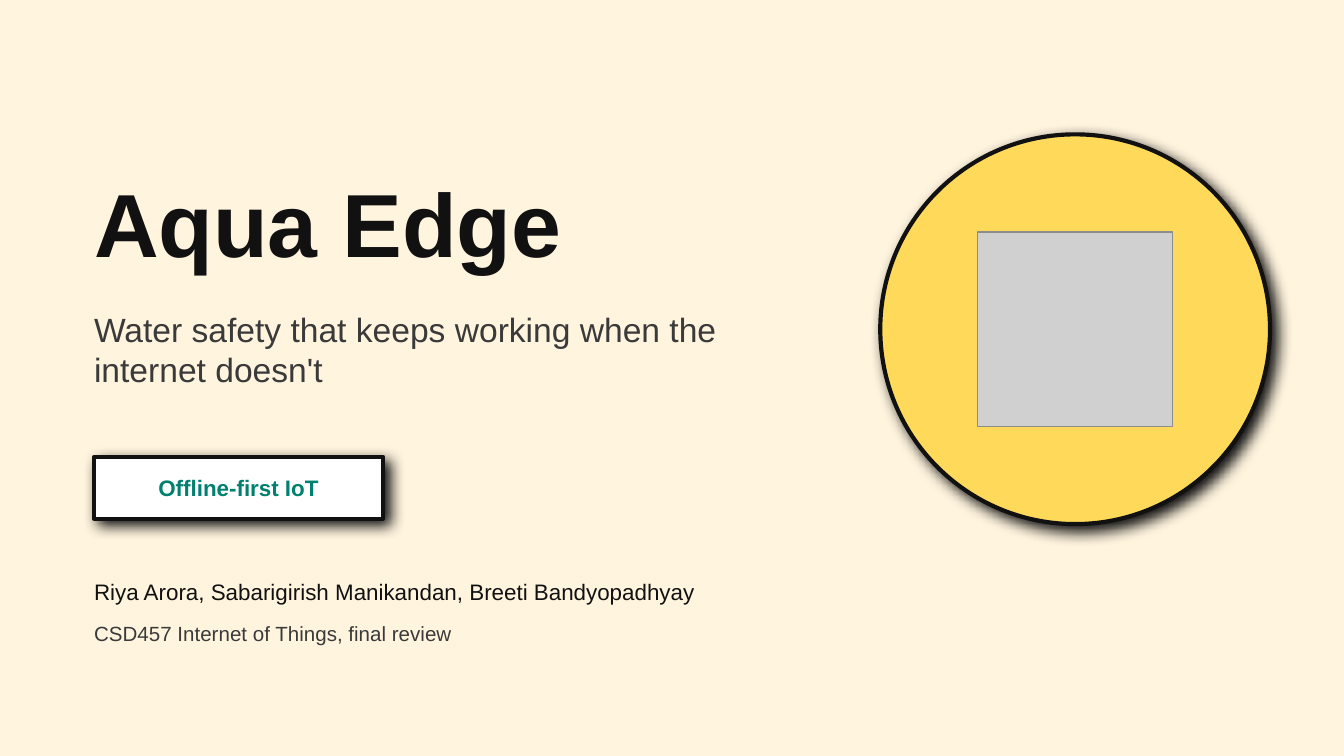
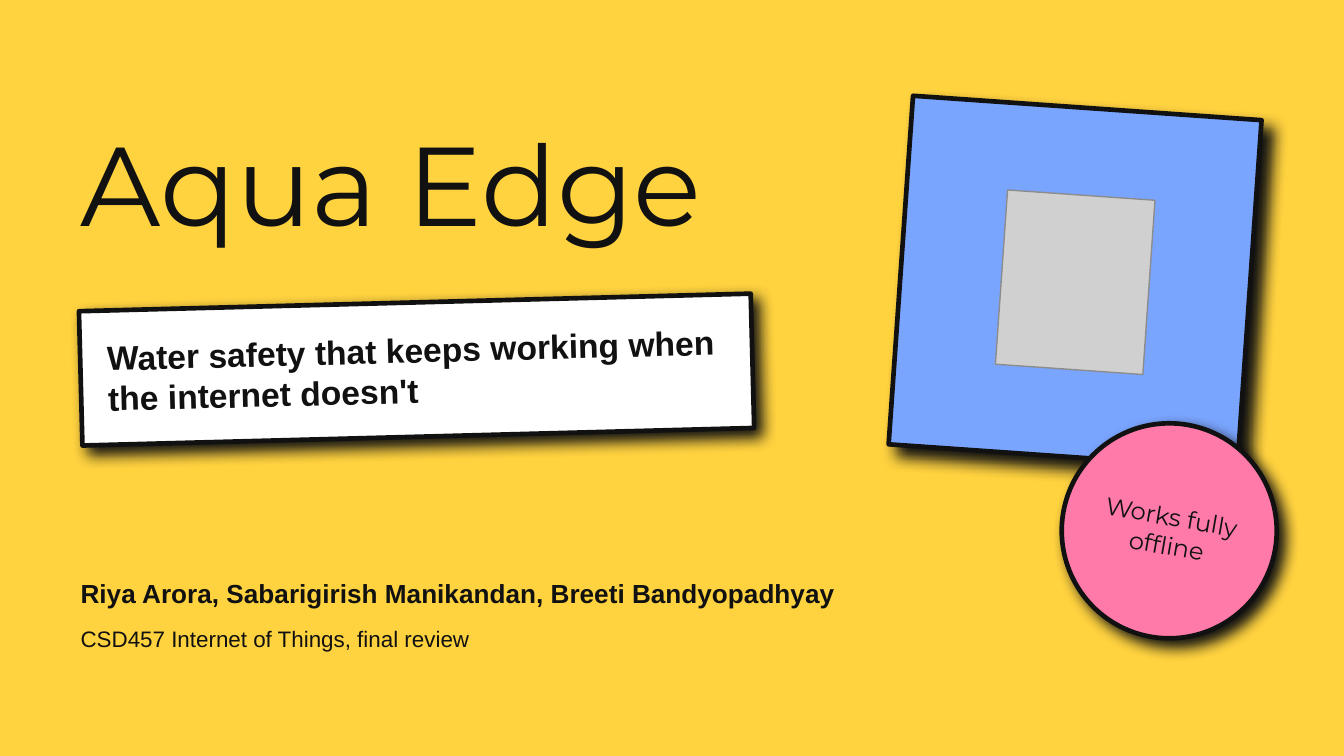
Before and after one commit to riyaa42/aqua_edge, a slide deck: slide 1 of presentation/final/aqua_edge_final_neobrutalism.pptx. Drawn at 1344x756 pixels with LibreOffice and Linux fonts; fonts in the diff are those of the drawing; grey boxes stand for pictures. Boxes give left, top, right and bottom in pixels: in the first picture for what was removed or moved away, otherwise in the second. Text is boxed around its words. In the diff, an @@ line names an element or a change of style, - is before the commit and + after.

```diff
--- a/presentation/final/aqua_edge_final_neobrutalism.pptx
+++ b/presentation/final/aqua_edge_final_neobrutalism.pptx
@@ background #FFF4DE to #FFD23F @@
@@ text "Aqua Edge": place and size @@
-text "Aqua Edge" at <box>94,192,562,273</box>
+text "Aqua Edge" at <box>81,143,701,249</box>
@@ text "Aqua Edge" at <box>81,143,701,249</box>: size 48 to 60 pt, font Arial to Montserrat, bold off @@
@@ rectangle added at <box>889,96,1262,469</box>, fill #7AA5FF, outline #111111 2.5 pt @@
@@ ellipse removed at <box>880,134,1270,524</box> @@
@@ picture at <box>995,190,1155,375</box>: rotation 0 to 4 degrees @@
@@ rectangle added at <box>79,294,754,446</box>, fill #FFFFFF, outline #111111 2.5 pt @@
@@ text "Water safety that keeps working ...": place and size @@
-text "Water safety that keeps working ..." at <box>94,317,716,383</box>
+text "Water safety that keeps working ..." at <box>107,331,715,411</box>
@@ text "Water safety that keeps working ..." at <box>107,331,715,411</box>: text colour #3A3A3A to #111111, bold on; vertical alignment top to middle; rotation 0 to 358 degrees @@
@@ ellipse added at <box>1045,406,1294,655</box>, fill #FF7AA8, outline #111111 2.5 pt @@
@@ rectangle removed at <box>94,457,383,519</box> @@
@@ text removed at <box>158,479,319,497</box> @@
-Offline-first IoT
@@ text added at <box>1105,497,1236,560</box>, 13 pt, text #111111 @@
+Works fully offline
@@ text "Riya Arora, Sabarigirish Manikandan, Breeti ...": place and size @@
-text "Riya Arora, Sabarigirish Manikandan, Breeti ..." at <box>94,583,694,605</box>
+text "Riya Arora, Sabarigirish Manikandan, Breeti ..." at <box>81,584,834,609</box>
@@ text "Riya Arora, Sabarigirish Manikandan, Breeti ..." at <box>81,584,834,609</box>: size 12 to 14 pt, bold on @@
@@ text "CSD457 Internet of Things, final ...": place and size @@
-text "CSD457 Internet of Things, final ..." at <box>94,626,451,646</box>
+text "CSD457 Internet of Things, final ..." at <box>81,630,469,652</box>
@@ text "CSD457 Internet of Things, final ..." at <box>81,630,469,652</box>: size 11 to 12 pt, text colour #3A3A3A to #111111 @@
```
Also in this commit, not shown: 11 other slides changed, 1 other file.
